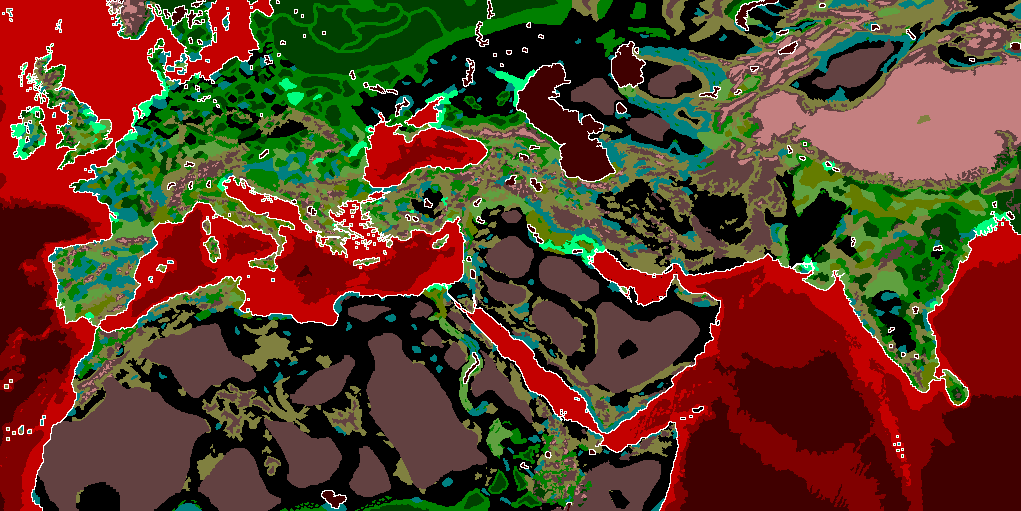
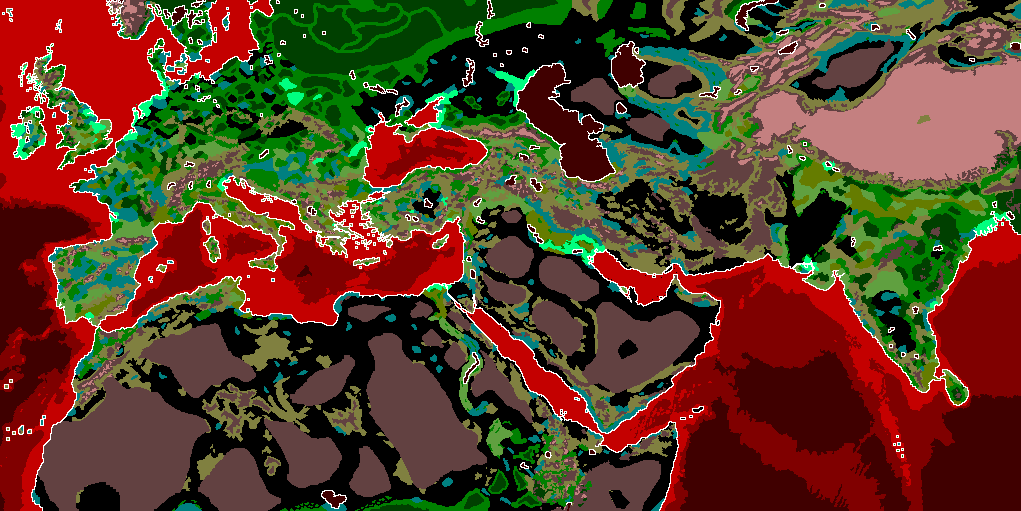
Comparing the layer stacks of the two 1021px x 511px images. Changes:
painted on "map_ground_types" over (x1=397, y1=170, x2=443, y2=217)
